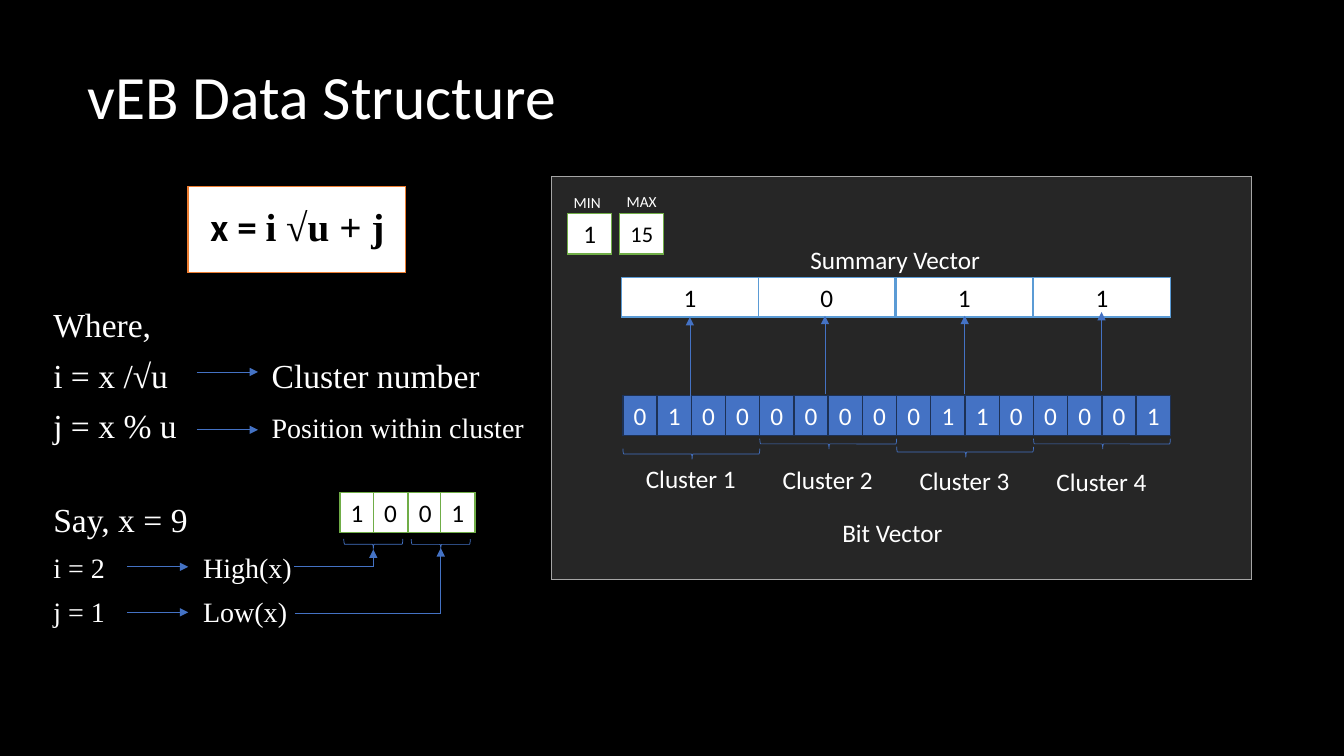
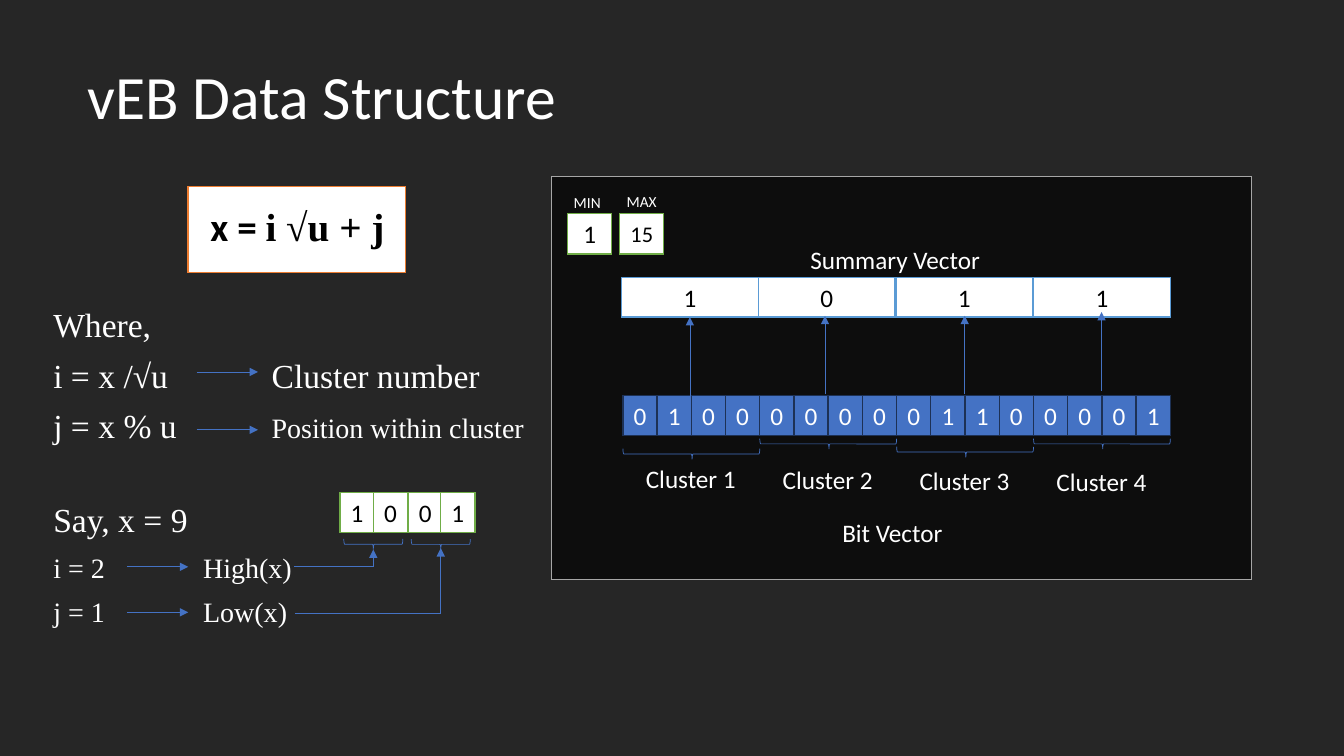
Before and after one commit to drdholu/van-Emde-Boas, a slide deck: slide 4 of vEB Allocation Framework.pptx. Drawn at 1344x756 pixels with LibreOffice and Linux fonts; fonts in the diff are those of the drawing. Boxes give left, top, right and bottom in pixels: in the first picture for what was removed or moved away, otherwise in the second. Text is boxed around its words. In the diff, an @@ line names an element or a change of style, - is before the commit and + after.

```diff
--- a/vEB Allocation Framework.pptx
+++ b/vEB Allocation Framework.pptx
@@ background #000000 to #262626 @@
@@ rectangle at [552, 176, 1251, 580]: fill #262626 to #0D0D0D @@
```
Also in this commit, not shown: 8 other slides changed, 5 other files.
